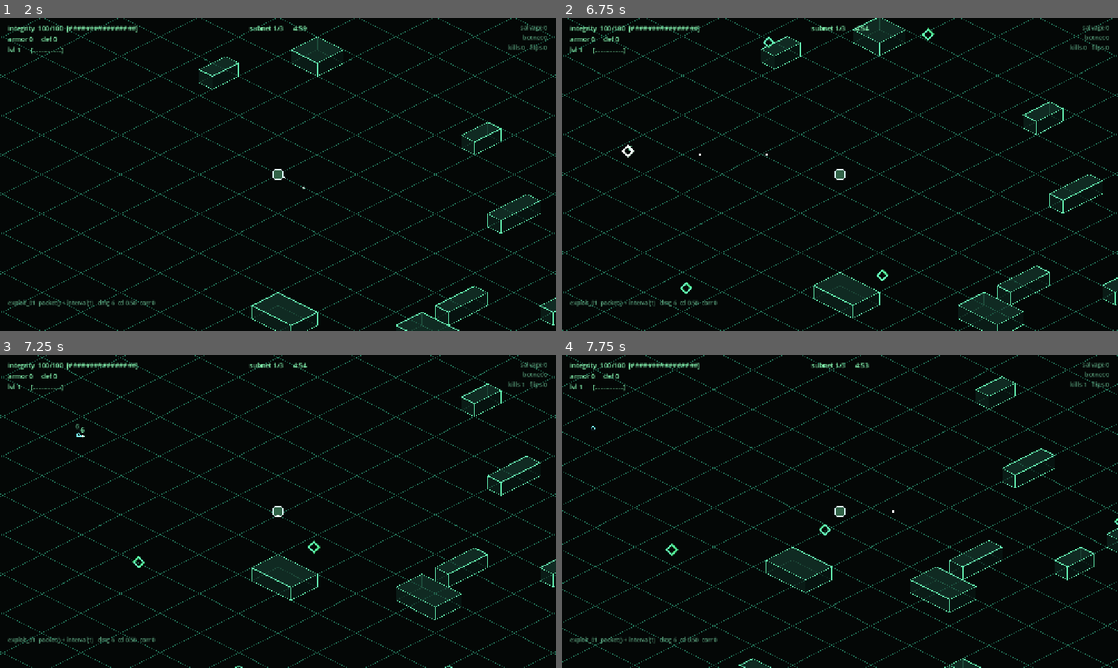
Above: before the commit, frames 1-4 (two rows, left to right).
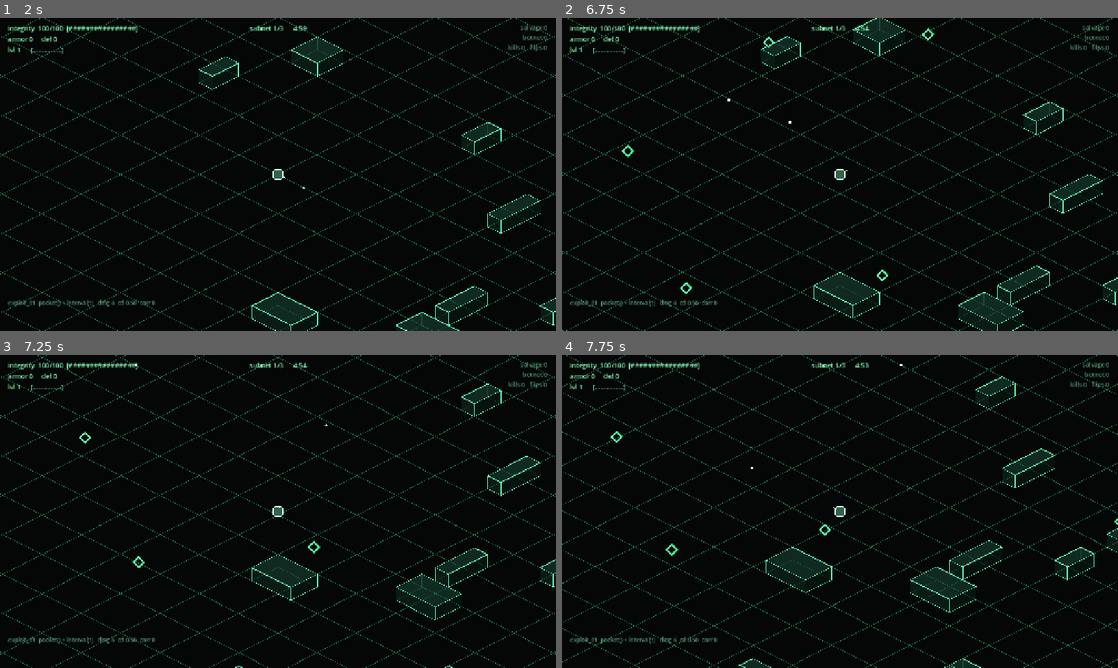
Above: after the commit, the same moments.

Repository: seanperkins/rootkit-game
Game: Godot game, scene res://scenes/main.tscn
Same seed, same stepped clock (60 frames per second), same inputs: the game is played once before the commit and once after it.
Inputs (mouse positions are in pixels of both pictures, inside the frame that each line leads up to):
- Up to frame 1 (2 s): click (433, 77) at 0.52 s; type "Alex" at 0.6 s; click "./intrude --subnet 01 [ENTER]" at 1.25 s
- Up to frame 2 (6.75 s): tap Enter (confirm) at 2, 2.85, 3.8, 4.55, 5.85 s; move the mouse to (962, 158) at 2.02 s; hold D (move_right) 2.03-2.78 s; hold Enter (confirm) 2.03-2.78 s; move the mouse to (728, 190) at 2.77 s; hold S (move_down) 2.78-3.53 s; move the mouse to (895, 105) at 3.52 s; hold D (move_right) 3.53-4.28 s; hold R (recipes) 3.53-4.28 s; move the mouse to (812, 237) at 4.27 s; hold W (move_up) 4.28-5.03 s; tap Keypad Enter at 4.35 s; move the mouse to (1006, 221) at 5.02 s; hold Enter (confirm) 5.03-5.78 s; hold A (move_left) 5.03-6.53 s; move the mouse to (673, 127) at 5.77 s; move the mouse to (867, 174) at 6.52 s; hold S (move_down) from 6.53 s (still down); hold R (recipes) from 6.53 s (still down)
- Up to frame 3 (7.25 s): keep holding S (move_down); keep holding R (recipes); tap Enter (confirm) at 6.8 s
- Up to frame 4 (7.75 s): move the mouse to (756, 433) at 7.27 s; release S (move_down) at 7.28 s; release R (recipes) at 7.28 s; hold D (move_right) from 7.28 s (still down); tap Keypad Enter at 7.35 s; tap Enter (confirm) at 7.55 s

Frame 1 is identical in both runs. In frame 2, less than 0.1% of the frame differs, in the area x 10-52%, y 25-49%; in frame 3, less than 0.1%, in the area x 13-95%, y 2-52%; in frame 4, less than 0.1%.

Commit message:
feat: aim with the right stick or a recently moved mouse

Diff:
--- a/project.godot
+++ b/project.godot
@@ -63,6 +63,26 @@
 , Object(InputEventJoypadButton,"button_index":12,"pressed":false,"script":null)
 ]
 }
+aim_left={
+"deadzone": 0.25,
+"events": [Object(InputEventJoypadMotion,"axis":2,"axis_value":-1.0,"script":null)
+]
+}
+aim_right={
+"deadzone": 0.25,
+"events": [Object(InputEventJoypadMotion,"axis":2,"axis_value":1.0,"script":null)
+]
+}
+aim_up={
+"deadzone": 0.25,
+"events": [Object(InputEventJoypadMotion,"axis":3,"axis_value":-1.0,"script":null)
+]
+}
+aim_down={
+"deadzone": 0.25,
+"events": [Object(InputEventJoypadMotion,"axis":3,"axis_value":1.0,"script":null)
+]
+}
 confirm={
 "deadzone": 0.5,
 "events": [Object(InputEventKey,"physical_keycode":4194309,"pressed":false,"echo":false,"script":null)
--- a/scripts/run/run.gd
+++ b/scripts/run/run.gd
@@ -619,6 +619,18 @@
 ## The aim the poll uses instead of the device, for headless drivers: null
 ## reads the device, a Vector2 (zero allowed) is the aim.
 var aim_override = null
+## Mouse aim: the cursor's position in the iso plane (canvas space, the same
+## space to_iso produces) as of its last motion event, and how long it keeps
+## aiming after that. A countdown decremented in _process, not a clock read:
+## the poll runs inside _physics_process and reads no clock.
+const MOUSE_AIM_HOLD := 1.5
+var _mouse_iso := Vector2.ZERO
+var _mouse_aim_left := 0.0
+
+func _unhandled_input(e: InputEvent) -> void:
+	if e is InputEventMouseMotion:
+		_mouse_iso = get_canvas_transform().affine_inverse() * (e as InputEventMouseMotion).position
+		_mouse_aim_left = MOUSE_AIM_HOLD
 ## Set by a headless driver BEFORE the node enters the tree: the engine's own
 ## physics callback is disabled at ready, so every tick is the driver's explicit
 ## call. Godot re-enables _physics_process at ready, which is why a driver
@@ -1956,6 +1968,7 @@
 ## tick (~16 ms) of latency, deliberately, and it buys motion that cannot judder:
 ## both endpoints have already happened, so there is never a guess to correct.
 func _process(_dt: float) -> void:
+	_mouse_aim_left = maxf(0.0, _mouse_aim_left - _dt)
 	# Clamped, and this is the whole discipline. The fraction can overshoot 1.0
 	# when a frame runs long, and drawing past the newest simulated position is
 	# extrapolation — a guess that gets visibly retracted on the next tick.
@@ -1992,6 +2005,19 @@
 	var aim := Vector2.ZERO
 	if aim_override != null:
 		aim = aim_override as Vector2
+	else:
+		# The right stick while deflected, else the mouse while it has moved
+		# within MOUSE_AIM_HOLD, else nothing: facing follows movement.
+		# Normalised HERE, not only at application: the apply-time sanitiser
+		# caps each component like a move's, and a cursor 100 units away is
+		# not a hostile record.
+		var stick := Input.get_vector("aim_left", "aim_right", "aim_up", "aim_down")
+		if stick.length_squared() > 0.0:
+			aim = from_iso(stick.normalized()).normalized()
+		elif _mouse_aim_left > 0.0:
+			var to_cursor := from_iso(_mouse_iso - to_iso(player_render_pos[local_slot]))
+			if to_cursor.length_squared() > 1.0:
+				aim = to_cursor.normalized()
 	if input_override != null:
 		move = (input_override as Vector2).normalized()
 	else:
@@ -5251,6 +5277,8 @@
 			"_buf": "scratch", "_counts": "scratch", "_pos_arrays": "scratch",
 			"_skips": "scratch", "_unlocked": "derived from the descriptor counters",
 			"input_override": "test seam", "aim_override": "test seam",
+			"_mouse_iso": "local presentation: the cursor",
+			"_mouse_aim_left": "local presentation: mouse aim countdown",
 			"external_drive": "test seam", "inputs": "",
 			"_mm_enemy": "presentation", "_mm_proj": "presentation",
 			"_mm_shard": "presentation", "_mm_botnet": "presentation",
--- a/tests/test_input.gd
+++ b/tests/test_input.gd
@@ -14,7 +14,8 @@
 	"a_joypad_can_drive_the_overlay", "user_pause_gates_the_tick",
 	"a_card_decline_does_not_release_a_player_pause", "cancel_routes_by_screen",
 	"the_sim_reads_inputs_not_the_device", "input_override_feeds_slot_zero",
-	"the_device_is_polled_in_one_place", "confirm_cycles_spectate_targets"]
+	"the_device_is_polled_in_one_place", "confirm_cycles_spectate_targets",
+	"the_right_stick_aims", "the_mouse_aims_while_recently_moved"]
 
 const DT := 1.0 / 60.0
 
@@ -32,6 +33,8 @@
 	await input_override_feeds_slot_zero()
 	the_device_is_polled_in_one_place()
 	await confirm_cycles_spectate_targets()
+	await the_right_stick_aims()
+	await the_mouse_aims_while_recently_moved()
 	print("")
 	for c in CASES:
 		if not finished.has(c):
@@ -66,6 +69,7 @@
 ## movement silently stops working and no gamepad support is delivered.
 func every_referenced_action_exists() -> void:
 	for a in ["move_left", "move_right", "move_up", "move_down",
+			"aim_left", "aim_right", "aim_up", "aim_down",
 			"confirm", "cancel", "pause", "recipes", "restart"]:
 		_check("action '%s' is in the map" % a, InputMap.has_action(a), true)
 		_check("and '%s' has bindings" % a,
@@ -264,3 +268,42 @@
 	h.teardown()
 	await process_frame
 	finished["confirm_cycles_spectate_targets"] = true
+
+## The right stick aims through four actions read by ONE get_vector in the
+## poll, unprojected like movement so a stick pushed up on screen aims up on
+## screen. Input.action_press is the engine's own device simulation.
+func the_right_stick_aims() -> void:
+	var r := await _fresh_run()
+	r.input_override = Vector2.ZERO
+	r.aim_override = null
+	Input.action_press("aim_up", 1.0)
+	r._poll_local_input()
+	var want: Vector2 = r.from_iso(Vector2(0.0, -1.0)).normalized()
+	_check("a stick pushed up aims up the screen", r.aims[r.local_slot].dot(want) > 0.999, true)
+	Input.action_release("aim_up")
+	r._poll_local_input()
+	_check("a centred stick aims nowhere", r.aims[r.local_slot], Vector2.ZERO)
+	r.queue_free()
+	await process_frame
+	finished["the_right_stick_aims"] = true
+
+## The mouse aims for MOUSE_AIM_HOLD seconds after it last moved, at the
+## cursor's world position relative to the local slot; then movement facing
+## takes over again.
+func the_mouse_aims_while_recently_moved() -> void:
+	var r := await _fresh_run()
+	r.input_override = Vector2.ZERO
+	r.aim_override = null
+	var e := InputEventMouseMotion.new()
+	e.position = Vector2(10.0, 10.0)
+	r._unhandled_input(e)
+	_check("a motion event arms the mouse aim", r._mouse_aim_left, r.MOUSE_AIM_HOLD)
+	r._mouse_iso = r.to_iso(r.player_render_pos[r.local_slot] + Vector2(0.0, -100.0))
+	r._poll_local_input()
+	_check("the aim points from the player to the cursor", r.aims[r.local_slot].dot(Vector2(0.0, -1.0)) > 0.999, true)
+	r._mouse_aim_left = 0.0
+	r._poll_local_input()
+	_check("an idle mouse aims nowhere", r.aims[r.local_slot], Vector2.ZERO)
+	r.queue_free()
+	await process_frame
+	finished["the_mouse_aims_while_recently_moved"] = true
